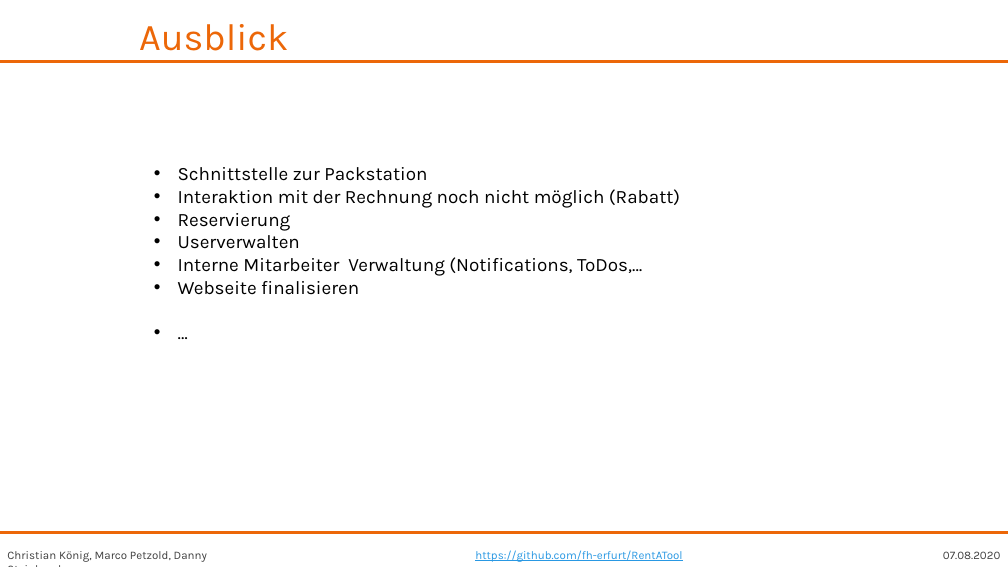
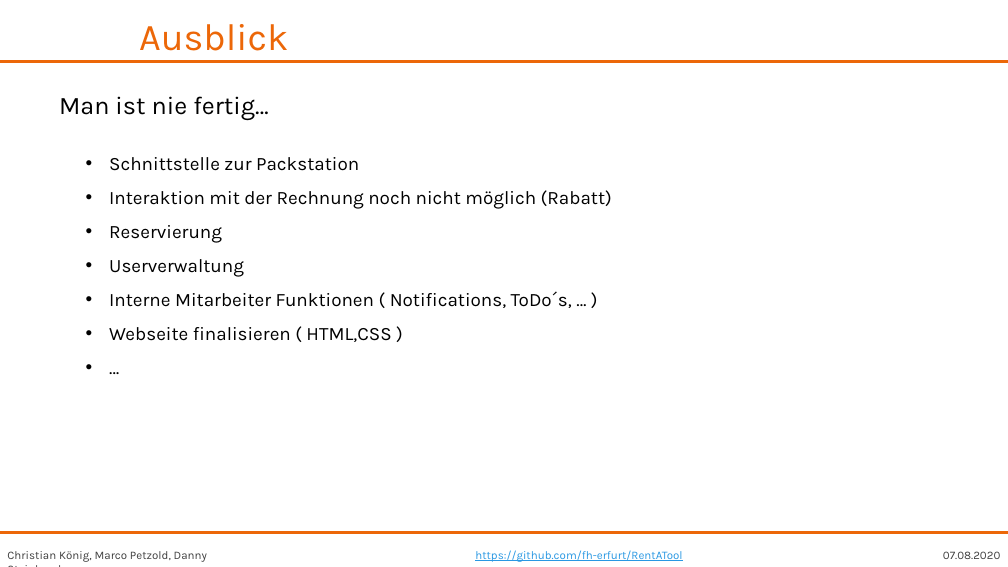
Before and after one commit to fh-erfurt/RentATool, a slide deck: slide 9 of share/presentations/Java 2/RentATool_17.07.2020_Danny.pptx. Drawn at 1008x567 pixels with LibreOffice and Linux fonts; fonts in the diff are those of the drawing; background and template pictures are left out. Boxes give left, top, right and bottom in pixels: in the first picture for what was removed or moved away, otherwise in the second. Text is boxed around its words. In the diff, an @@ line names an element or a change of style, - is before the commit and + after.

Commit message:
updated Presentation

```diff
--- a/share/presentations/Java 2/RentATool_17.07.2020_Danny.pptx
+++ b/share/presentations/Java 2/RentATool_17.07.2020_Danny.pptx
@@ text added at (x1=59, y1=96, x2=269, y2=121), 24 pt, text #000000 @@
+Man ist nie fertig…
@@ text "Schnittstelle zur Packstation" moved from (x1=178, y1=167, x2=680, y2=295) to (x1=109, y1=157, x2=612, y2=342) @@
@@ text at (x1=109, y1=157, x2=612, y2=243): line spacing 1 to 1.5 @@
@@ text at (x1=109, y1=259, x2=572, y2=342): text changed @@
-• Userverwalten
-• Interne Mitarbeiter Verwaltung (Notifications, ToDos,…
-• Webseite finalisieren
+• Userverwaltung
+• Interne Mitarbeiter Funktionen ( Notifications, ToDo´s, … )
+• Webseite finalisieren ( HTML,CSS )
```
Also in this commit, not shown: 2 other slides changed, 2 slides added, 1 slide removed.
